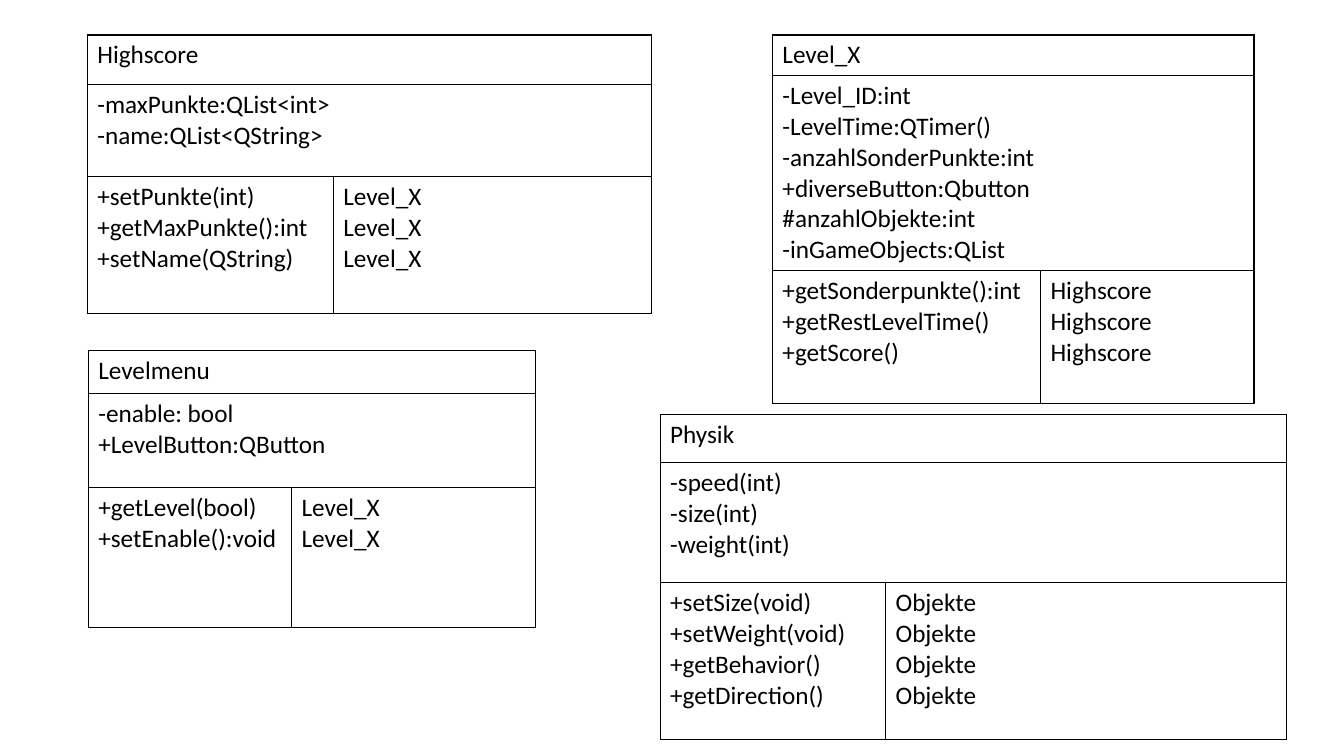
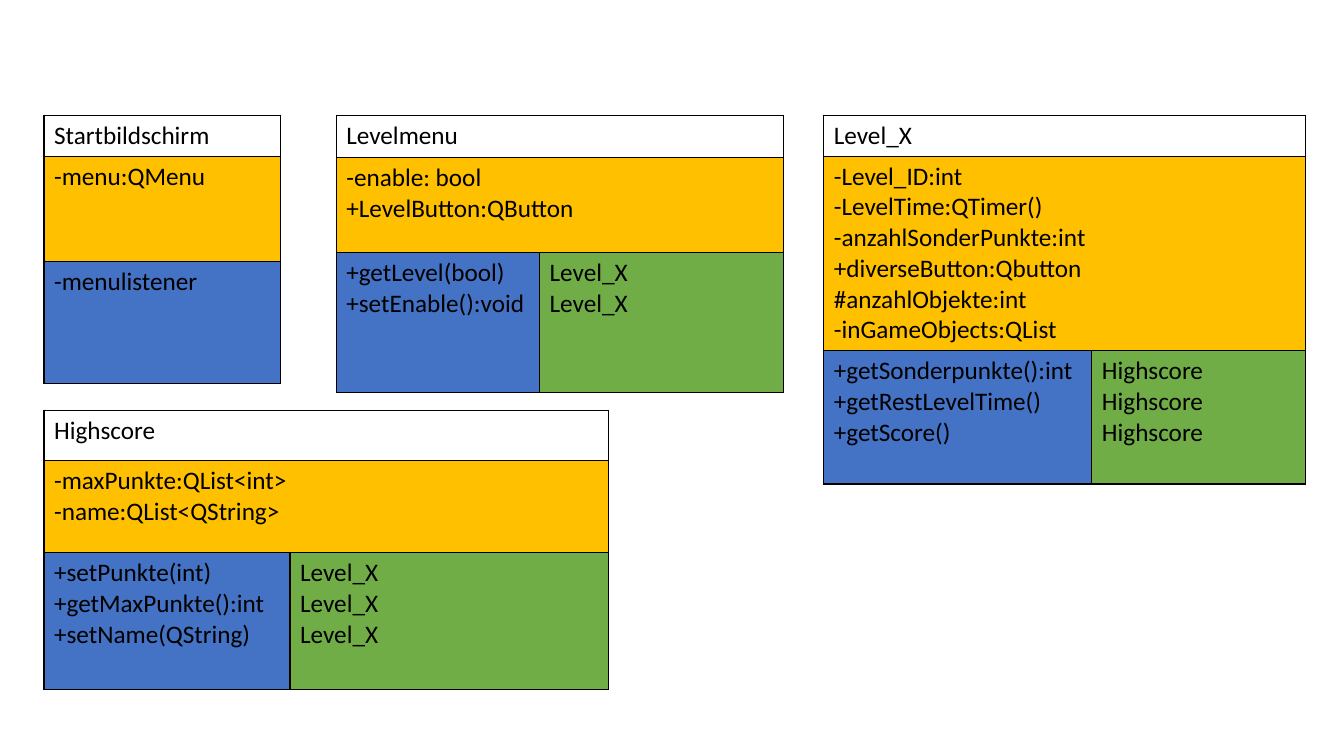
Before and after one commit to jonnyyx/Hole-in-One, a slide deck: slide 6 of BallFall.pptx. Drawn at 1344x756 pixels with LibreOffice and Linux fonts; fonts in the diff are those of the drawing. Boxes give left, top, right and bottom in pixels: in the first picture for what was removed or moved away, otherwise in the second. Text is boxed around its words. In the diff, an @@ line names an element or a change of style, - is before the commit and + after.

```diff
--- a/BallFall.pptx
+++ b/BallFall.pptx
@@ table added at <box>44,115,281,383</box>, 3 rows, 1 columns @@
+Startbildschirm
+-menu:QMenu
+-menulistener
@@ table at <box>337,115,784,392</box> @@
@@ fill none to #FFC000 in row 2, column 1 @@
@@ fill none to #4472C4 in row 3, column 1 @@
@@ fill none to #70AD47 in row 3, column 2 @@
@@ table: place and size @@
-table at <box>89,351,536,628</box>
+table at <box>337,115,784,392</box>
@@ table at <box>824,115,1306,478</box> @@
@@ fill none to #FFC000 in row 2, column 1 @@
@@ fill none to #4472C4 in row 3, column 1 @@
@@ fill none to #70AD47 in row 3, column 2 @@
@@ table: place and size @@
-table at <box>772,35,1254,398</box>
+table at <box>824,115,1306,478</box>
@@ table at <box>44,410,609,690</box> @@
@@ fill none to #FFC000 in row 2, column 1 @@
@@ fill none to #4472C4 in row 3, column 1 @@
@@ fill none to #70AD47 in row 3, column 2 @@
@@ table: place and size @@
-table at <box>88,35,652,315</box>
+table at <box>44,410,609,690</box>
@@ table removed at <box>660,414,1288,739</box>, 3 rows, 2 columns @@
-Physik | 
--speed(int) / -size(int) / -weight(int) | 
-+setSize(void) / +setWeight(void) / +getBehavior() / +getDirection() | Objekte / Objekte / Objekte / Objekte
```
Also in this commit, not shown: 4 other slides changed, 1 slide added, 1 slide removed.
